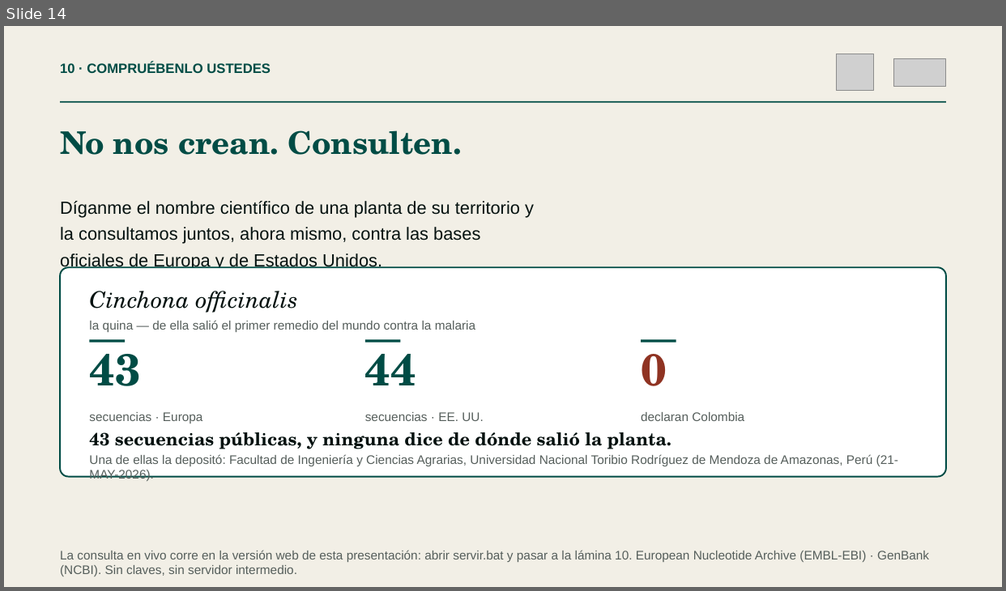
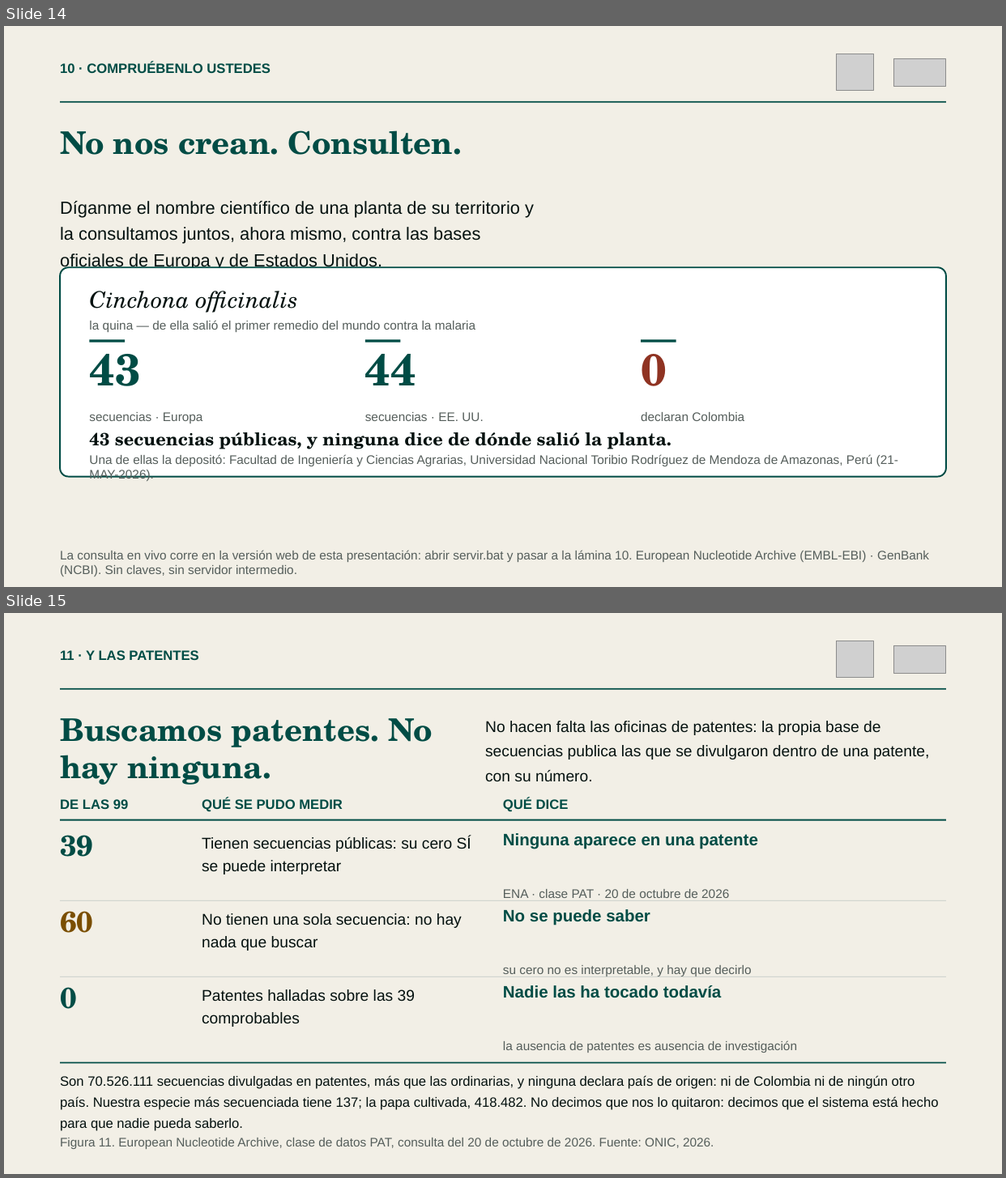
Before and after one commit to wilsonherrera77/MACI, a slide deck: Metodo_MACI_FIIB_ONIC.pptx. Shown one above the other, each under a label of ours: slide 14 before the commit, slides 14 and 15 after it. The pictures are 1006x591 and 1006x1178 pixels, drawn with LibreOffice and Linux fonts; fonts in the diff are those of the drawing; grey boxes stand for pictures. Boxes give left, top, right and bottom in pixels: in the first picture for what was removed or moved away, otherwise in the second. Text is boxed around its words. In the diff, an @@ line names an element or a change of style, - is before the commit and + after.

```diff
--- a/Metodo_MACI_FIIB_ONIC.pptx
+++ b/Metodo_MACI_FIIB_ONIC.pptx
@@ slide 15 added at bbox=[4, 613, 1002, 1174], background #FFFFFF @@
@@ rectangle added at bbox=[4, 613, 1002, 1174], fill #F2EFE6 @@
@@ text added at bbox=[60, 650, 198, 660], 13 pt, text #004C45, bold @@
+11 · Y LAS PATENTES
@@ picture added at bbox=[837, 641, 874, 677] @@
@@ picture added at bbox=[894, 645, 946, 673] @@
@@ rectangle added at bbox=[60, 688, 947, 689], fill #004C45 @@
@@ text added at bbox=[60, 718, 432, 785], 30 pt, text #004C45, bold @@
+Buscamos patentes. No hay ninguna.
@@ text added at bbox=[485, 721, 929, 781], 15 pt, text #04110F @@
+No hacen falta las oficinas de patentes: la propia base de secuencias publica las que se divulgaron dentro de una patente, con su número.
@@ text added at bbox=[60, 799, 129, 809], 13 pt, text #004C45, bold @@
+DE LAS 99
@@ text added at bbox=[202, 798, 343, 812], 13 pt, text #004C45, bold @@
+QUÉ SE PUDO MEDIR
@@ text added at bbox=[503, 798, 569, 812], 13 pt, text #004C45, bold @@
+QUÉ DICE
@@ rectangle added at bbox=[60, 820, 947, 821], fill #004C45 @@
@@ text added at bbox=[60, 835, 93, 857], 28 pt, text #004C45, bold @@
+39
@@ text added at bbox=[202, 837, 471, 875], 15 pt, text #04110F @@
+Tienen secuencias públicas: su cero SÍ se puede interpretar
@@ text added at bbox=[503, 833, 758, 850], 16 pt, text #004C45, bold @@
+Ninguna aparece en una patente
@@ rectangle added at bbox=[60, 901, 947, 901], fill #C2C8C5 @@
@@ text added at bbox=[503, 889, 729, 898], 12 pt, text #555E5B @@
+ENA · clase PAT · 20 de octubre de 2026
@@ text added at bbox=[60, 911, 93, 933], 28 pt, text #7A4E00, bold @@
+60
@@ text added at bbox=[202, 914, 462, 951], 15 pt, text #04110F @@
+No tienen una sola secuencia: no hay nada que buscar
@@ text added at bbox=[503, 909, 650, 926], 16 pt, text #004C45, bold @@
+No se puede saber
@@ rectangle added at bbox=[60, 977, 947, 977], fill #C2C8C5 @@
@@ text added at bbox=[503, 965, 751, 977], 12 pt, text #555E5B @@
+su cero no es interpretable, y hay que decirlo
@@ text added at bbox=[60, 987, 77, 1009], 28 pt, text #004C45, bold @@
+0
@@ text added at bbox=[202, 990, 415, 1027], 15 pt, text #04110F @@
+Patentes halladas sobre las 39 comprobables
@@ text added at bbox=[503, 986, 722, 999], 16 pt, text #004C45, bold @@
+Nadie las ha tocado todavía
@@ text added at bbox=[503, 1041, 797, 1053], 12 pt, text #555E5B @@
+la ausencia de patentes es ausencia de investigación
@@ rectangle added at bbox=[60, 1063, 947, 1063], fill #004C45 @@
@@ text added at bbox=[60, 1076, 938, 1131], 13 pt, text #04110F @@
+Son 70.526.111 secuencias divulgadas en patentes, más que las ordinarias, y ninguna declara país de origen: ni de Colombia ni de ningún otro país. Nuestra especie más secuenciada tiene 137; la papa cultivada, 418.482. No decimos que nos lo quitaron: decimos que el sistema está hecho para que nadie pueda saberlo.
@@ text added at bbox=[60, 1138, 714, 1149], 12 pt, text #555E5B @@
+Figura 11. European Nucleotide Archive, clase de datos PAT, consulta del 20 de octubre de 2026. Fuente: ONIC, 2026.
```
Also in this commit, not shown: 2 slides changed.
